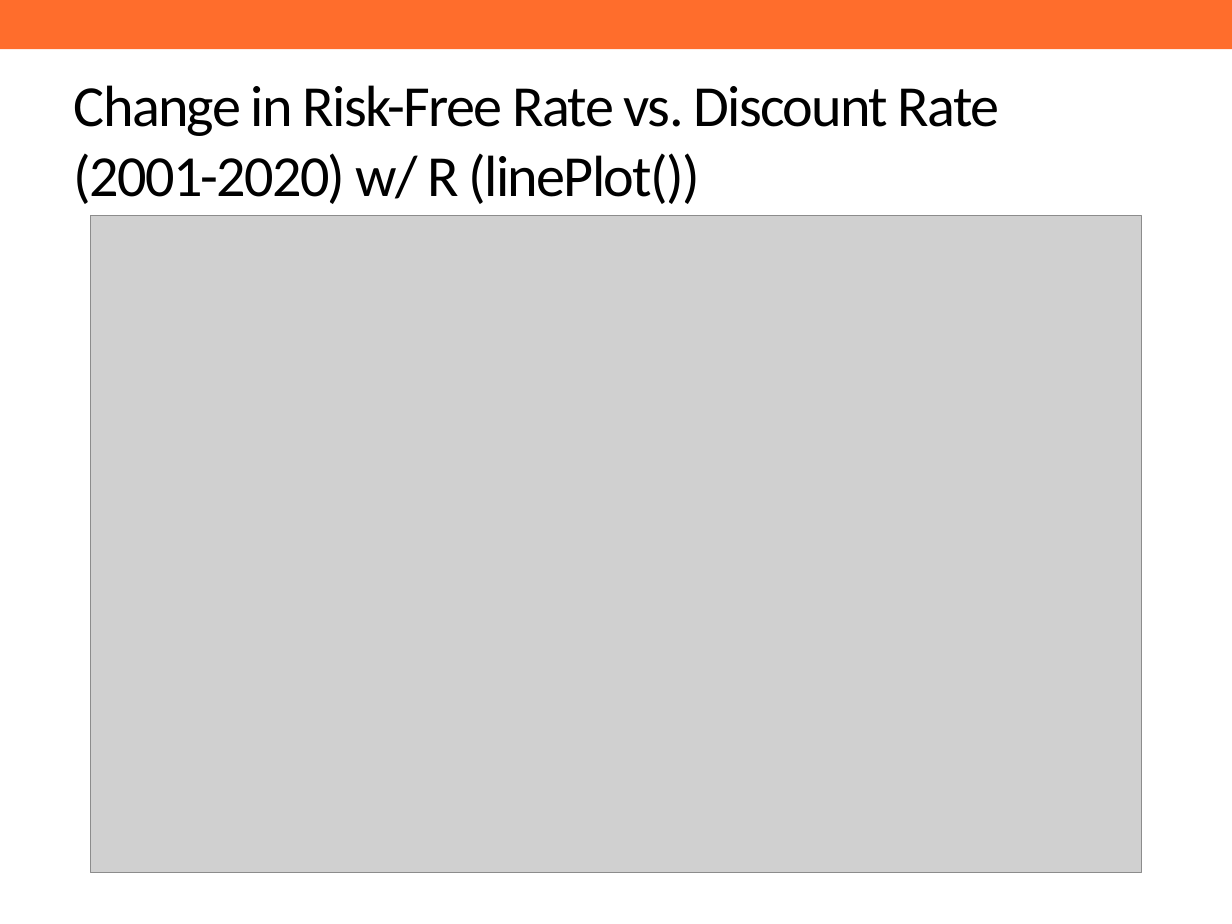
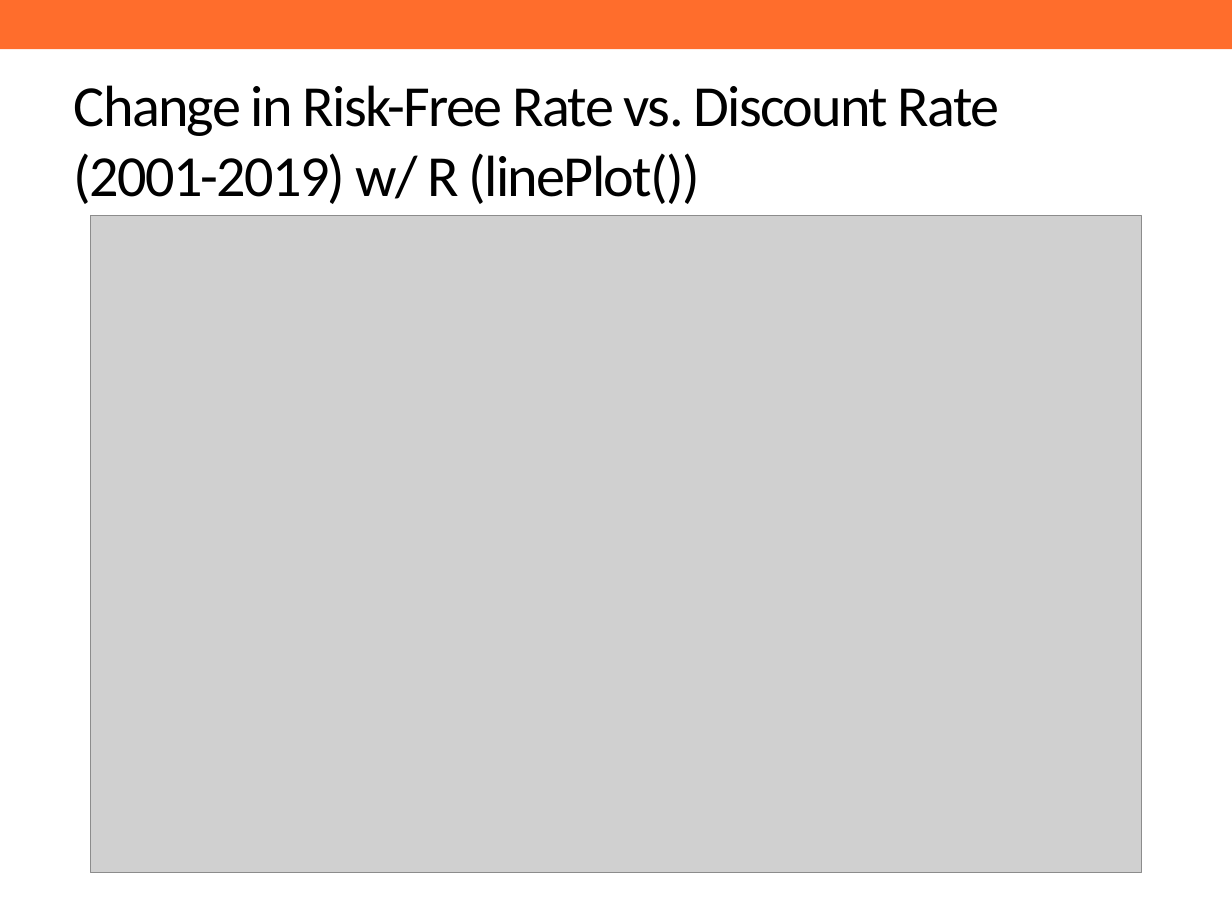
Before and after one commit to ReasonFoundation/GraphicsR, a slide deck: slide 9 of DeckUpdate/DPFPS_v1.0.pptx. Drawn at 1232x924 pixels with LibreOffice and Linux fonts; fonts in the diff are those of the drawing; grey boxes stand for pictures; background and template pictures are left out. Boxes give left, top, right and bottom in pixels: in the first picture for what was removed or moved away, otherwise in the second. Text is boxed around its words. In the diff, an @@ line names an element or a change of style, - is before the commit and + after.

```diff
--- a/DeckUpdate/DPFPS_v1.0.pptx
+++ b/DeckUpdate/DPFPS_v1.0.pptx
@@ title at (74, 85, 999, 204): text changed @@
-Change in Risk-Free Rate vs. Discount Rate (2001-2020) w/ R (linePlot())
+Change in Risk-Free Rate vs. Discount Rate (2001-2019) w/ R (linePlot())
```
Also in this commit, not shown: 8 other slides changed, 3 slides added, 1 slide removed, 9 other files.
